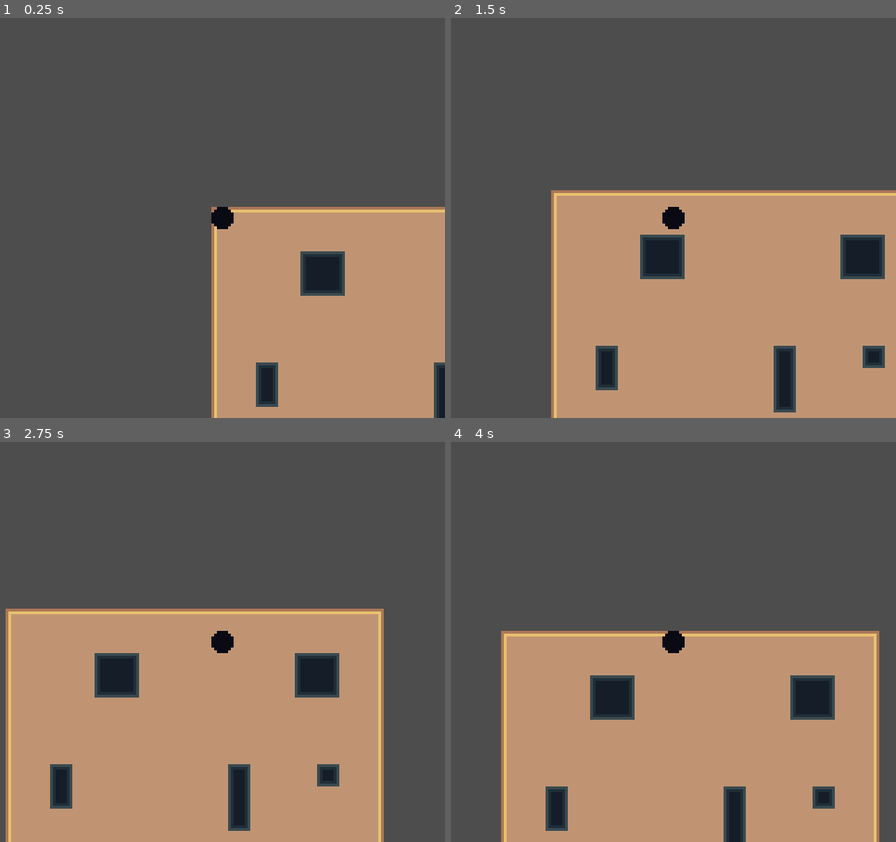
Above: before the commit, frames 1-4 (two rows, left to right).
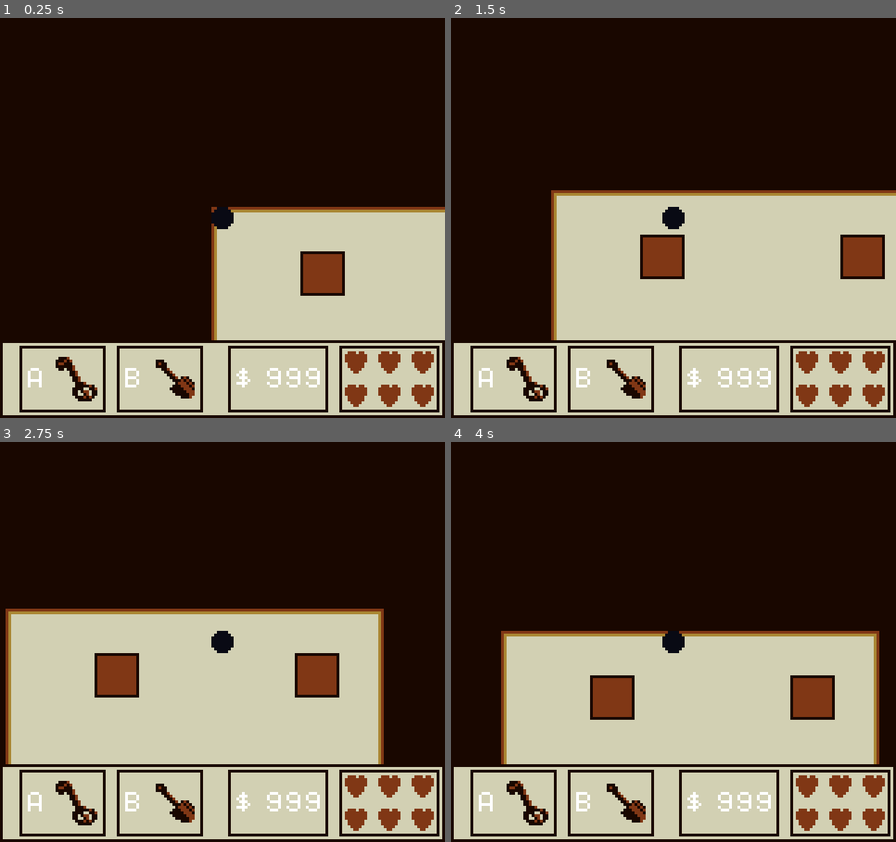
Above: after the commit, the same moments.

Repository: MaxFrank13/Ruin-Rumble
Game: Godot game, scene res://main.tscn
Same seed, same stepped clock (60 frames per second), same inputs: the game is played once before the commit and once after it.
Inputs:
- Up to frame 1 (0.25 s): no input
- Up to frame 2 (1.5 s): tap Enter at 0.5 s; hold Right (move_right) 0.53-1.28 s; hold F (action, bound only before the commit) 0.53-1.28 s; tap Space (scan, bound only before the commit) at 0.8, 1.35 s; hold Down (move_down) from 1.28 s (still down)
- Up to frame 3 (2.75 s): tap F (action, bound only before the commit) at 1.55 s; tap Space (scan, bound only before the commit) at 2, 2.3 s; release Down (move_down) at 2.03 s; hold Right (move_right) from 2.03 s (still down); hold F (action, bound only before the commit) from 2.03 s (still down)
- Up to frame 4 (4 s): release Right (move_right) at 2.78 s; release F (action, bound only before the commit) at 2.78 s; hold Up (move_up) 2.78-3.53 s; tap Space (scan, bound only before the commit) at 2.85, 3.8 s; tap F (action, bound only before the commit) at 3.05 s; tap Enter at 3.5 s; hold Left (move_left) from 3.53 s (still down); hold F (action, bound only before the commit) from 3.53 s (still down)

The runs differ from the first frame. In frame 1, 100% of the frame differs, in the area x 0-100%, y 0-100%; in frame 2, 100%; in frame 3, 100%; in frame 4, 100%.

Commit message:
feat: UI theme and assets

Diff:
--- a/main.tscn
+++ b/main.tscn
@@ -1,9 +1,131 @@
-[gd_scene load_steps=3 format=4 uid="uid://c3frko43r87ek"]
+[gd_scene load_steps=8 format=4 uid="uid://c3frko43r87ek"]
 
+[ext_resource type="Texture2D" uid="uid://duw4ss84dj3gb" path="res://assets/items/detector.png" id="1_lquwl"]
 [ext_resource type="PackedScene" uid="uid://dnybvndxx0b6s" path="res://world/ground_tile_map.tscn" id="1_tilemap"]
+[ext_resource type="Texture2D" uid="uid://cjkjj1df5wpqr" path="res://assets/items/shovel.png" id="2_7mycd"]
 [ext_resource type="PackedScene" uid="uid://cp25syl5r682i" path="res://player/player.tscn" id="2_player"]
+[ext_resource type="Texture2D" uid="uid://cjmk3xqtllalj" path="res://assets/8x8/heart.png" id="3_lquwl"]
 
-[node name="Main" type="Node2D"]
+[sub_resource type="StyleBoxEmpty" id="StyleBoxEmpty_1bvp3"]
+
+[sub_resource type="StyleBoxEmpty" id="StyleBoxEmpty_lquwl"]
+
+[node name="Main" type="Node"]
+
+[node name="HUD" type="CanvasLayer" parent="."]
+
+[node name="PanelContainer" type="PanelContainer" parent="HUD"]
+anchors_preset = 12
+anchor_top = 1.0
+anchor_right = 1.0
+anchor_bottom = 1.0
+offset_top = -28.0
+grow_horizontal = 2
+grow_vertical = 0
+
+[node name="HBoxContainer" type="HBoxContainer" parent="HUD/PanelContainer"]
+layout_mode = 2
+
+[node name="HBoxContainer" type="HBoxContainer" parent="HUD/PanelContainer/HBoxContainer"]
+layout_mode = 2
+size_flags_horizontal = 6
+
+[node name="PanelContainer" type="PanelContainer" parent="HUD/PanelContainer/HBoxContainer/HBoxContainer"]
+layout_mode = 2
+
+[node name="HBoxContainer" type="HBoxContainer" parent="HUD/PanelContainer/HBoxContainer/HBoxContainer/PanelContainer"]
+layout_mode = 2
+
+[node name="Label" type="Label" parent="HUD/PanelContainer/HBoxContainer/HBoxContainer/PanelContainer/HBoxContainer"]
+layout_mode = 2
+text = "A"
+
+[node name="PanelContainer" type="PanelContainer" parent="HUD/PanelContainer/HBoxContainer/HBoxContainer/PanelContainer/HBoxContainer"]
+layout_mode = 2
+theme_override_styles/panel = SubResource("StyleBoxEmpty_1bvp3")
+
+[node name="TextureRect" type="TextureRect" parent="HUD/PanelContainer/HBoxContainer/HBoxContainer/PanelContainer/HBoxContainer/PanelContainer"]
+layout_mode = 2
+texture = ExtResource("1_lquwl")
+stretch_mode = 5
+
+[node name="PanelContainer2" type="PanelContainer" parent="HUD/PanelContainer/HBoxContainer/HBoxContainer"]
+layout_mode = 2
+
+[node name="HBoxContainer" type="HBoxContainer" parent="HUD/PanelContainer/HBoxContainer/HBoxContainer/PanelContainer2"]
+layout_mode = 2
+
+[node name="Label" type="Label" parent="HUD/PanelContainer/HBoxContainer/HBoxContainer/PanelContainer2/HBoxContainer"]
+layout_mode = 2
+text = "B"
+
+[node name="PanelContainer" type="PanelContainer" parent="HUD/PanelContainer/HBoxContainer/HBoxContainer/PanelContainer2/HBoxContainer"]
+layout_mode = 2
+theme_override_styles/panel = SubResource("StyleBoxEmpty_lquwl")
+
+[node name="TextureRect" type="TextureRect" parent="HUD/PanelContainer/HBoxContainer/HBoxContainer/PanelContainer2/HBoxContainer/PanelContainer"]
+layout_mode = 2
+texture = ExtResource("2_7mycd")
+stretch_mode = 5
+
+[node name="HBoxContainer2" type="HBoxContainer" parent="HUD/PanelContainer/HBoxContainer"]
+layout_mode = 2
+size_flags_horizontal = 6
+
+[node name="PanelContainer" type="PanelContainer" parent="HUD/PanelContainer/HBoxContainer/HBoxContainer2"]
+custom_minimum_size = Vector2(36, 0)
+layout_mode = 2
+
+[node name="HBoxContainer" type="HBoxContainer" parent="HUD/PanelContainer/HBoxContainer/HBoxContainer2/PanelContainer"]
+layout_mode = 2
+
+[node name="Label" type="Label" parent="HUD/PanelContainer/HBoxContainer/HBoxContainer2/PanelContainer/HBoxContainer"]
+layout_mode = 2
+text = "$"
+
+[node name="Label2" type="Label" parent="HUD/PanelContainer/HBoxContainer/HBoxContainer2/PanelContainer/HBoxContainer"]
+layout_mode = 2
+text = "999"
+
+[node name="PanelContainer2" type="PanelContainer" parent="HUD/PanelContainer/HBoxContainer/HBoxContainer2"]
+layout_mode = 2
+
+[node name="HBoxContainer" type="HBoxContainer" parent="HUD/PanelContainer/HBoxContainer/HBoxContainer2/PanelContainer2"]
+layout_mode = 2
+
+[node name="GridContainer" type="GridContainer" parent="HUD/PanelContainer/HBoxContainer/HBoxContainer2/PanelContainer2/HBoxContainer"]
+layout_mode = 2
+columns = 3
+
+[node name="TextureRect" type="TextureRect" parent="HUD/PanelContainer/HBoxContainer/HBoxContainer2/PanelContainer2/HBoxContainer/GridContainer"]
+layout_mode = 2
+texture = ExtResource("3_lquwl")
+stretch_mode = 5
+
+[node name="TextureRect4" type="TextureRect" parent="HUD/PanelContainer/HBoxContainer/HBoxContainer2/PanelContainer2/HBoxContainer/GridContainer"]
+layout_mode = 2
+texture = ExtResource("3_lquwl")
+stretch_mode = 5
+
+[node name="TextureRect5" type="TextureRect" parent="HUD/PanelContainer/HBoxContainer/HBoxContainer2/PanelContainer2/HBoxContainer/GridContainer"]
+layout_mode = 2
+texture = ExtResource("3_lquwl")
+stretch_mode = 5
+
+[node name="TextureRect6" type="TextureRect" parent="HUD/PanelContainer/HBoxContainer/HBoxContainer2/PanelContainer2/HBoxContainer/GridContainer"]
+layout_mode = 2
+texture = ExtResource("3_lquwl")
+stretch_mode = 5
+
+[node name="TextureRect2" type="TextureRect" parent="HUD/PanelContainer/HBoxContainer/HBoxContainer2/PanelContainer2/HBoxContainer/GridContainer"]
+layout_mode = 2
+texture = ExtResource("3_lquwl")
+stretch_mode = 5
+
+[node name="TextureRect3" type="TextureRect" parent="HUD/PanelContainer/HBoxContainer/HBoxContainer2/PanelContainer2/HBoxContainer/GridContainer"]
+layout_mode = 2
+texture = ExtResource("3_lquwl")
+stretch_mode = 5
 
 [node name="GroundTileMap" parent="." instance=ExtResource("1_tilemap")]
 
--- /dev/null
+++ b/main_theme.tres
@@ -0,0 +1,17 @@
+[gd_resource type="Theme" load_steps=2 format=3 uid="uid://dhglet7i5spn1"]
+
+[sub_resource type="StyleBoxFlat" id="StyleBoxFlat_gsqoc"]
+content_margin_left = 2.0
+content_margin_top = 2.0
+content_margin_right = 2.0
+content_margin_bottom = 2.0
+bg_color = Color(0.823529, 0.815686, 0.701961, 1)
+border_width_left = 1
+border_width_top = 1
+border_width_right = 1
+border_width_bottom = 1
+border_color = Color(0.0980392, 0.027451, 0, 1)
+
+[resource]
+Label/font_sizes/font_size = 8
+PanelContainer/styles/panel = SubResource("StyleBoxFlat_gsqoc")
--- a/player/state_machine/idle_state.gd
+++ b/player/state_machine/idle_state.gd
@@ -5,9 +5,11 @@
 @export var dig_state: PlayerState
 
 func process_input(event: InputEvent) -> PlayerState:
-	if event.is_action_pressed("scan"):
+	## TODO: replace with logic that uses whatever item is set to the corresponding slot
+	## currently hardcoded so that A is always scan (detector) and b is always dig (shovel)
+	if event.is_action_pressed("A"):
 		return scan_state
-	if event.is_action_pressed("action"):
+	if event.is_action_pressed("B"):
 		return dig_state
 
 	var input_vector: Vector2i = Input.get_vector("move_left", "move_right", "move_up", "move_down")
--- a/project.godot
+++ b/project.godot
@@ -19,7 +19,15 @@
 
 window/size/viewport_width=160
 window/size/viewport_height=144
+window/size/initial_position=Vector2i(800, 720)
+window/size/window_width_override=800
+window/size/window_height_override=720
 window/stretch/mode="viewport"
+
+[gui]
+
+theme/custom="uid://dhglet7i5spn1"
+theme/custom_font="uid://ds2jxgoj0ppf3"
 
 [input]
 
@@ -47,12 +55,12 @@
 , Object(InputEventKey,"resource_local_to_scene":false,"resource_name":"","device":-1,"window_id":0,"alt_pressed":false …(183 unchanged characters)…
 ]
 }
-action={
+A={
 "deadzone": 0.2,
 "events": [Object(InputEventKey,"resource_local_to_scene":false,"resource_name":"","device":-1,"window_id":0,"alt_press …(192 unchanged characters)…
 ]
 }
-scan={
+B={
 "deadzone": 0.2,
 "events": [Object(InputEventKey,"resource_local_to_scene":false,"resource_name":"","device":-1,"window_id":0,"alt_press …(191 unchanged characters)…
 ]
@@ -63,3 +71,4 @@
 textures/canvas_textures/default_texture_filter=0
 renderer/rendering_method="gl_compatibility"
 renderer/rendering_method.mobile="gl_compatibility"
+environment/defaults/default_clear_color=Color(0.0980392, 0.027451, 0, 1)
Binary file added: assets/8x8/8x8_icons.aseprite
Binary file added: assets/8x8/character-sample.aseprite
Binary file added: assets/8x8/heart.png
Not shown, added: assets/8x8/heart.png.import
Binary file changed: assets/8x8/tilesets/sand_8x8.png
Binary file changed: assets/8x8/tilesets/stone_8x8.png
Binary file added: assets/PixelOperator8-Bold.ttf
Not shown, added: assets/PixelOperator8-Bold.ttf.import
Binary file added: assets/PixelOperator8.ttf
Not shown, added: assets/PixelOperator8.ttf.import
Binary file added: assets/items/detector.png
Not shown, added: assets/items/detector.png.import
(and 4 more such lines)
